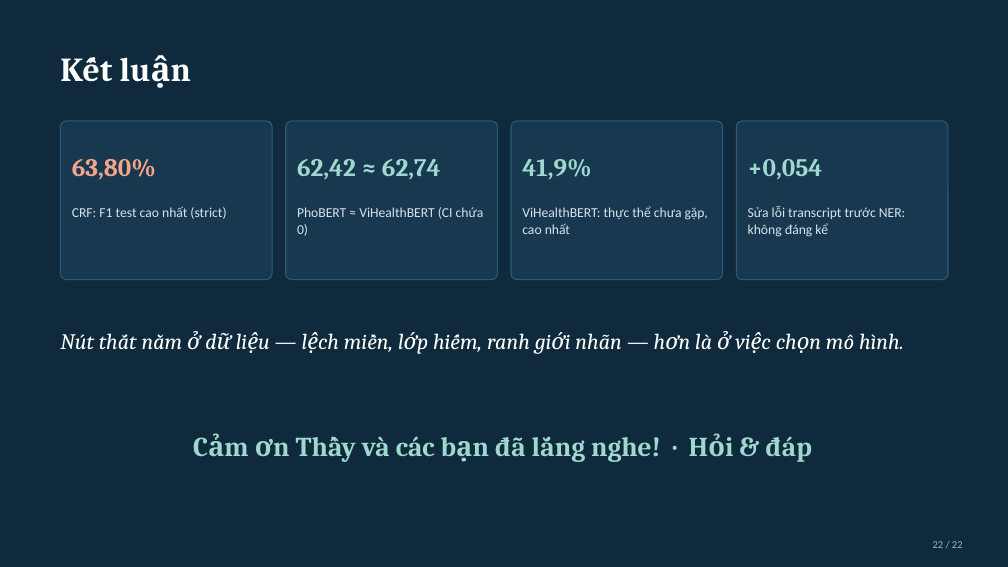
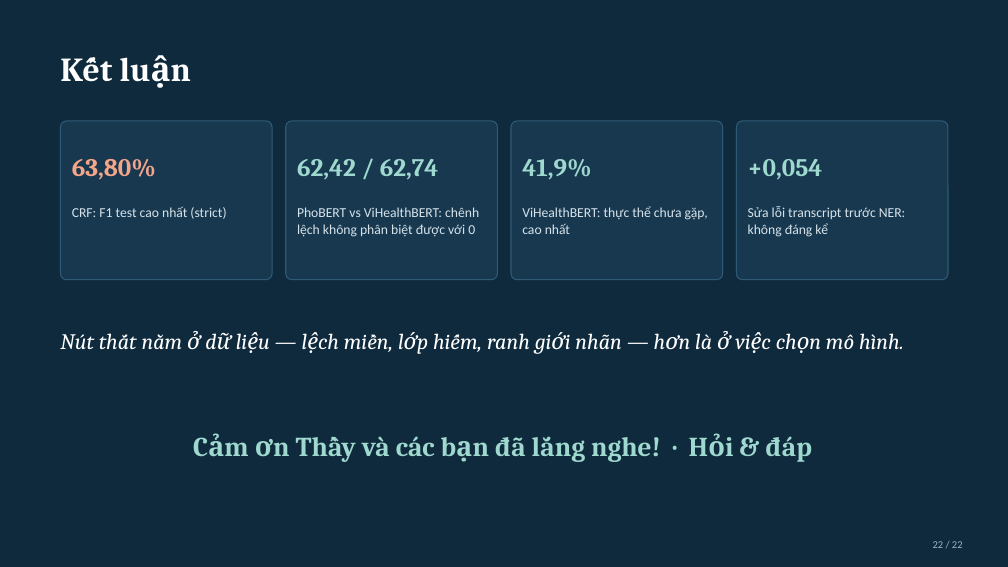
Before and after one commit to tkhieu/VoDoCo, a slide deck: slide 22 of presentation/may-hoc-v3.pptx. Drawn at 1008x567 pixels with LibreOffice and Linux fonts; fonts in the diff are those of the drawing. Boxes give left, top, right and bottom in pixels: in the first picture for what was removed or moved away, otherwise in the second. Text is boxed around its words. In the diff, an @@ line names an element or a change of style, - is before the commit and + after.

Commit message:
fix(presentation): scope ASR claims and soften CI wording in v3 deck
- Slide 19: state the whisper-small observation only for the 500
  available transcripts (counted at build time), without asserting the
  effect on the demo pipeline.
- Slide 20: name PhoWhisper-medium and its 3,437 utterances in the
  headline and show the whisper-small demo figure next to the pipeline.
- Slides 11, 13, 21, 22: describe CIs containing 0 as a difference not
  distinguishable from 0 rather than equality.
- Slide 16: replace the small confusion-matrix image with a readable
  native table of O plus the seven most frequent types.

```diff
--- a/presentation/may-hoc-v3.pptx
+++ b/presentation/may-hoc-v3.pptx
@@ text at [297,159,439,180]: text changed @@
-62,42 ≈ 62,74
+62,42 / 62,74
@@ text at [297,207,479,237]: text changed @@
-PhoBERT ≈ ViHealthBERT (CI chứa 0)
+PhoBERT vs ViHealthBERT: chênh lệch không phân biệt được với 0
```
Also in this commit, not shown: 6 other slides changed, 1 other file.
